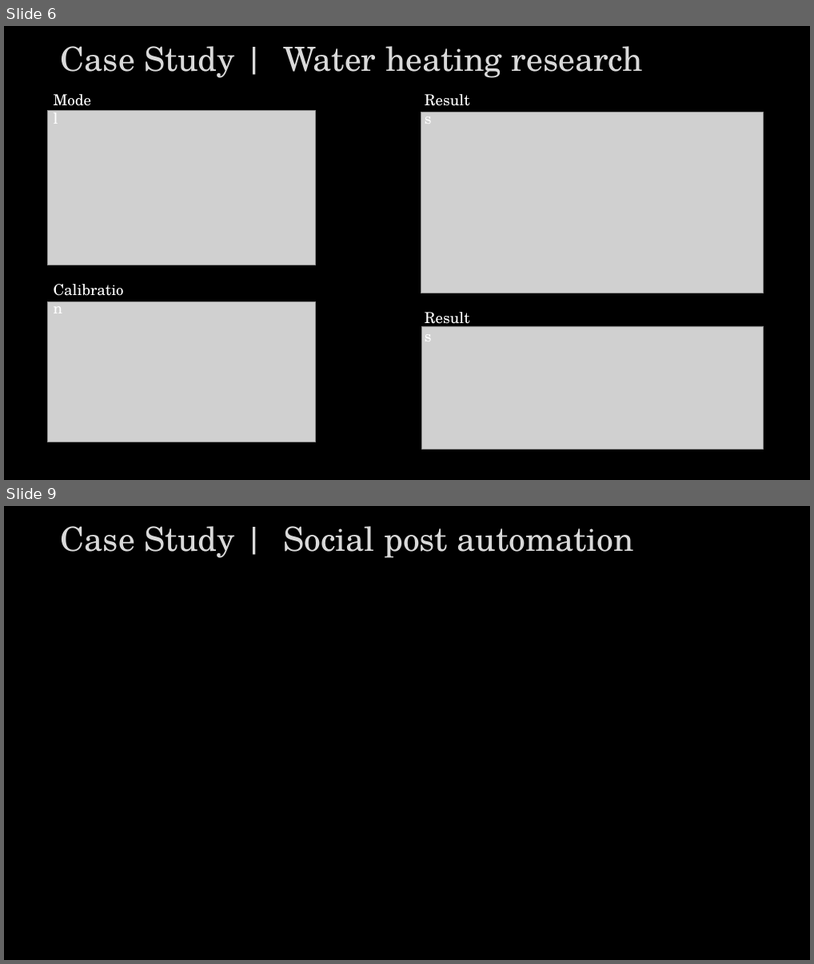
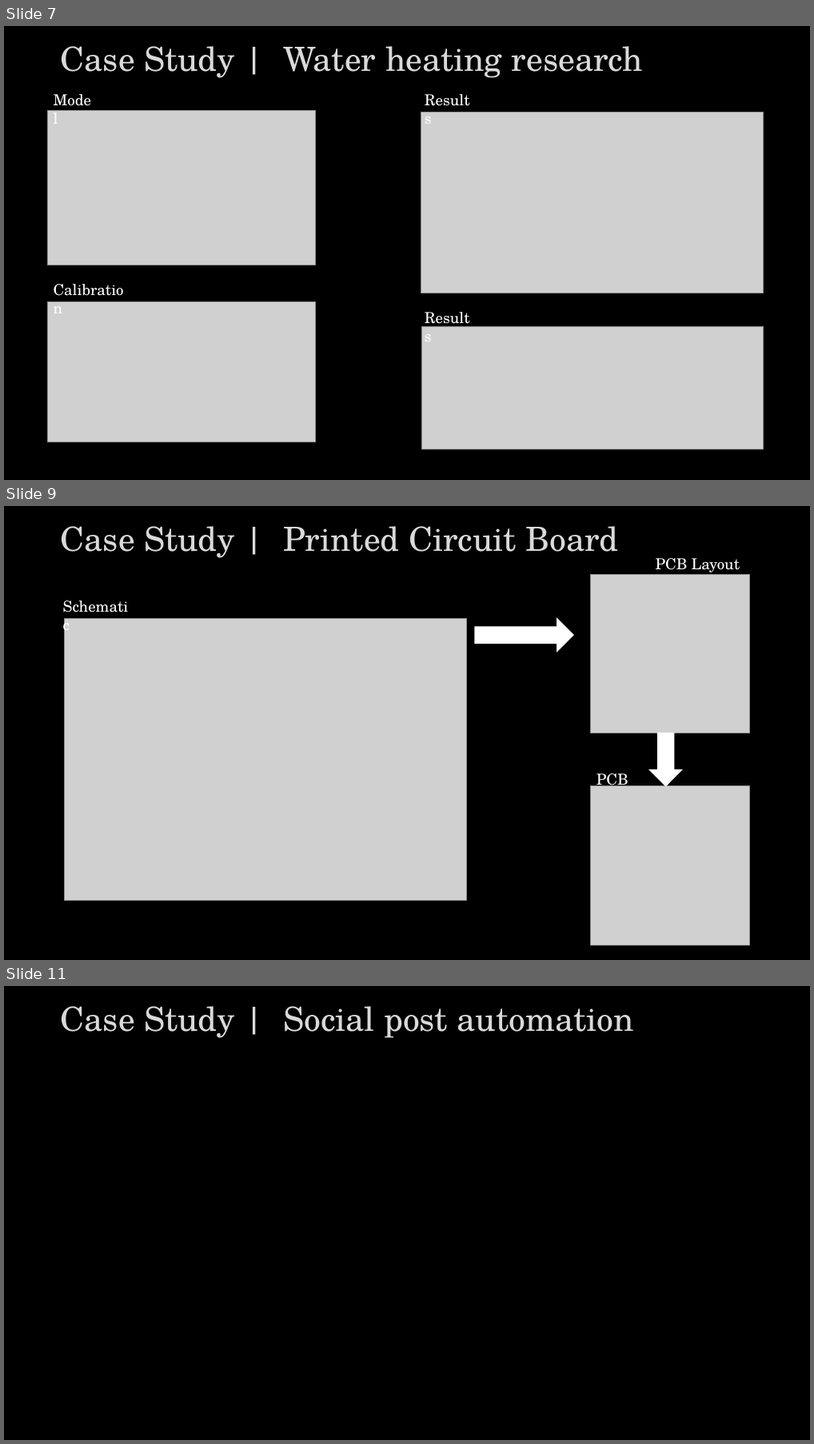
Before and after one commit to Tooblippe/tooblippe.github.io, a slide deck: assets/presentation-elements.pptx. Shown one above the other, each under a label of ours: slides 6 and 9 before the commit, slides 7, 9 and 11 after it; the slides between them are not shown. The pictures are 814x964 and 814x1444 pixels, drawn with LibreOffice and Linux fonts; fonts in the diff are those of the drawing; grey boxes stand for pictures. Boxes give left, top, right and bottom in pixels: in the first picture for what was removed or moved away, otherwise in the second. Text is boxed around its words. In the diff, an @@ line names an element or a change of style, - is before the commit and + after.

```diff
--- a/assets/presentation-elements.pptx
+++ b/assets/presentation-elements.pptx
@@ slide 9 added at <box>4,506,810,960</box>, background #000000 @@
@@ title added at <box>61,526,619,558</box>, 39.6 pt, text #D9D9D9 @@
+Case Study | Printed Circuit Board
@@ picture added at <box>591,574,750,733</box> @@
@@ text added at <box>656,558,740,575</box>, 18 pt, text #FFFFFF @@
+PCB Layout
@@ text added at <box>58,594,138,619</box>, 18 pt, text #FFFFFF @@
+Schematic
@@ picture added at <box>64,619,466,900</box> @@
@@ right arrow added at <box>475,619,574,651</box>, fill #FFFFFF, outline #FFFFFF 1 pt @@
@@ right arrow added at <box>650,733,682,786</box>, fill #FFFFFF, outline #FFFFFF 1 pt @@
@@ picture added at <box>591,786,750,944</box> @@
@@ text added at <box>597,773,629,790</box>, 18 pt, text #FFFFFF @@
+PCB
@@ what was slide 6 is now slide 7 @@
@@ what was slide 9 is now slide 11 @@
```
Also in this commit, not shown: 5 slides changed, 2 other slides added, 1 slide removed, 9 other files.
